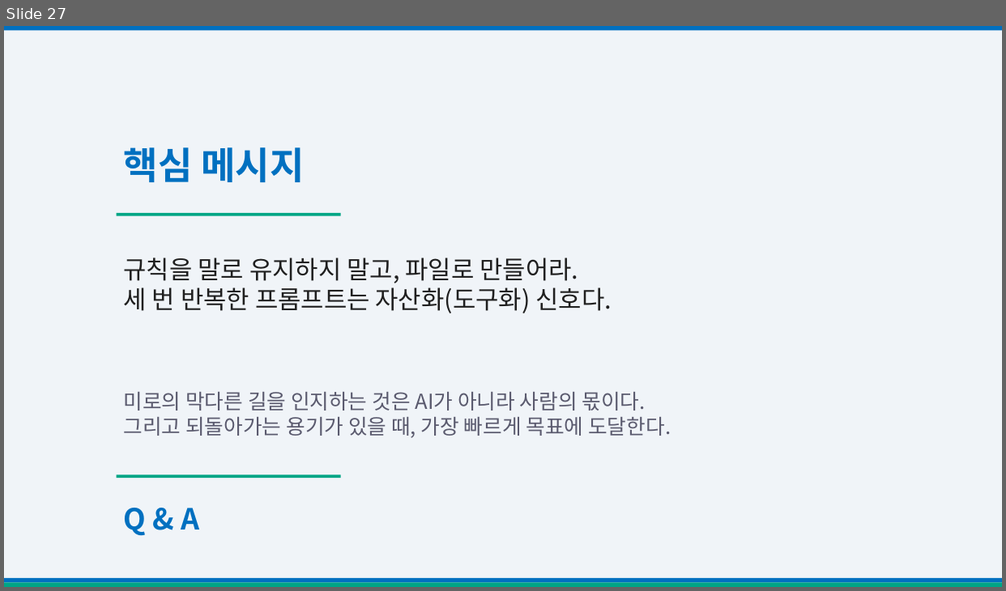
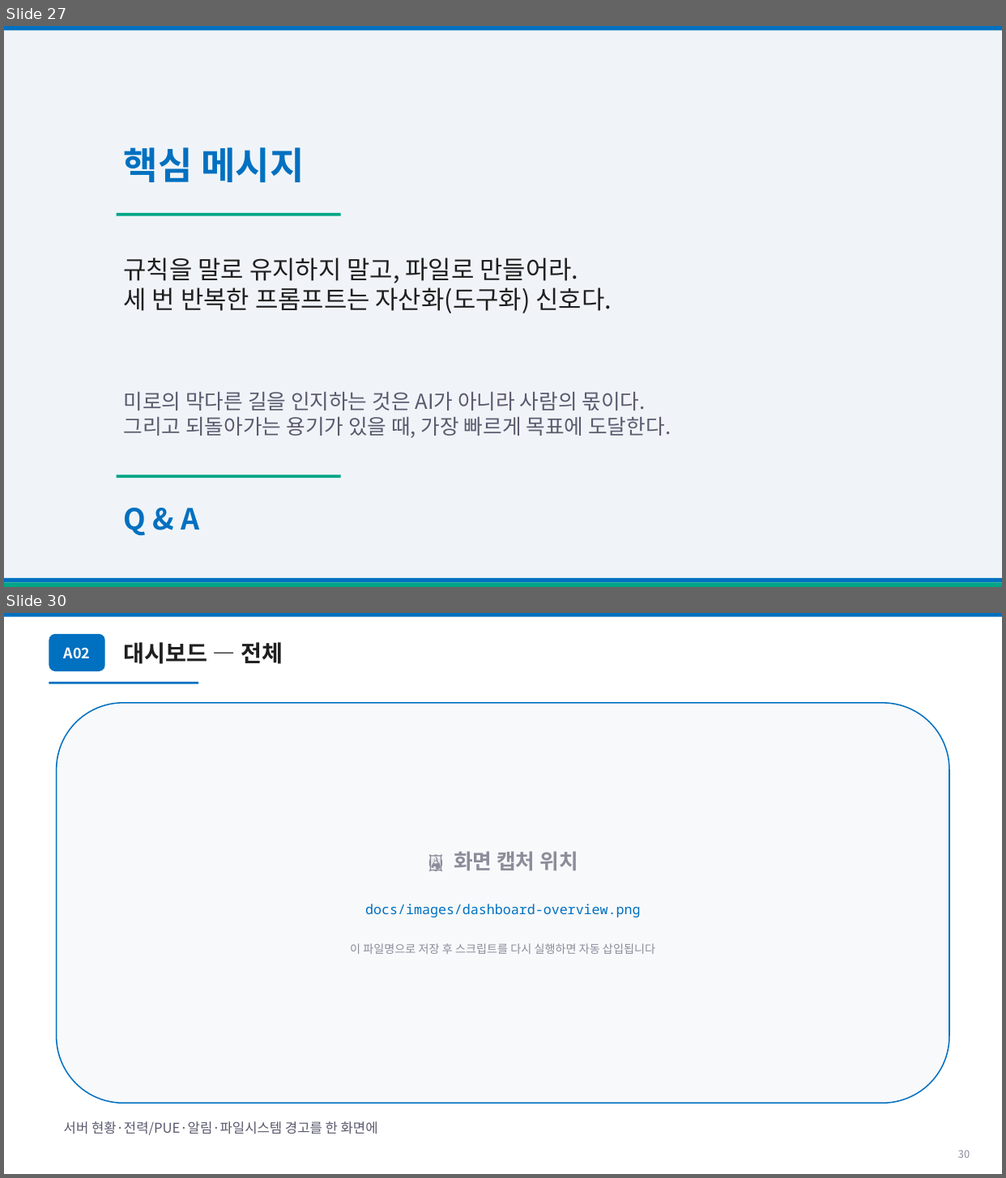
Before and after one commit to youngjaeseo-git/firstTest, a slide deck: docs/retrospective-presentation.pptx. Shown one above the other, each under a label of ours: slide 27 before the commit, slides 27 and 30 after it; the slides between them are not shown. The pictures are 1006x591 and 1006x1178 pixels, drawn with LibreOffice and Linux fonts; fonts in the diff are those of the drawing. Boxes give left, top, right and bottom in pixels: in the first picture for what was removed or moved away, otherwise in the second. Text is boxed around its words. In the diff, an @@ line names an element or a change of style, - is before the commit and + after.

```diff
--- a/docs/retrospective-presentation.pptx
+++ b/docs/retrospective-presentation.pptx
@@ slide 30 added at (4, 613, 1002, 1174), background #FFFFFF @@
@@ rectangle added at (4, 613, 1002, 617), fill #0070C0 @@
@@ rounded rectangle added at (49, 634, 105, 671), fill #0070C0, 14 pt, text #FFFFFF, bold @@
+A02
@@ text added at (124, 642, 283, 664), 22 pt, text #1F1F1F, bold @@
+대시보드 — 전체
@@ rectangle added at (49, 682, 198, 684), fill #0070C0 @@
@@ rounded rectangle added at (57, 703, 949, 1103), fill #F8F9FB, outline #0070C0 1.2 pt @@
@@ text added at (454, 851, 577, 871), 20 pt, text #8C8C9A, bold @@
+🖼 화면 캡처 위치
@@ text added at (365, 904, 640, 918), 13 pt, text #0070C0 @@
+docs/images/dashboard-overview.png
@@ text added at (350, 943, 655, 954), 11 pt, text #8C8C9A @@
+이 파일명으로 저장 후 스크립트를 다시 실행하면 자동 삽입됩니다
@@ text added at (64, 1122, 378, 1135), 13 pt, text #5A5A6E @@
+서버 현황·전력/PUE·알림·파일시스템 경고를 한 화면에
@@ text added at (958, 1150, 970, 1158), 10 pt, text #8C8C9A @@
+30
```
Also in this commit, not shown: 22 other slides added, 1 other file.
